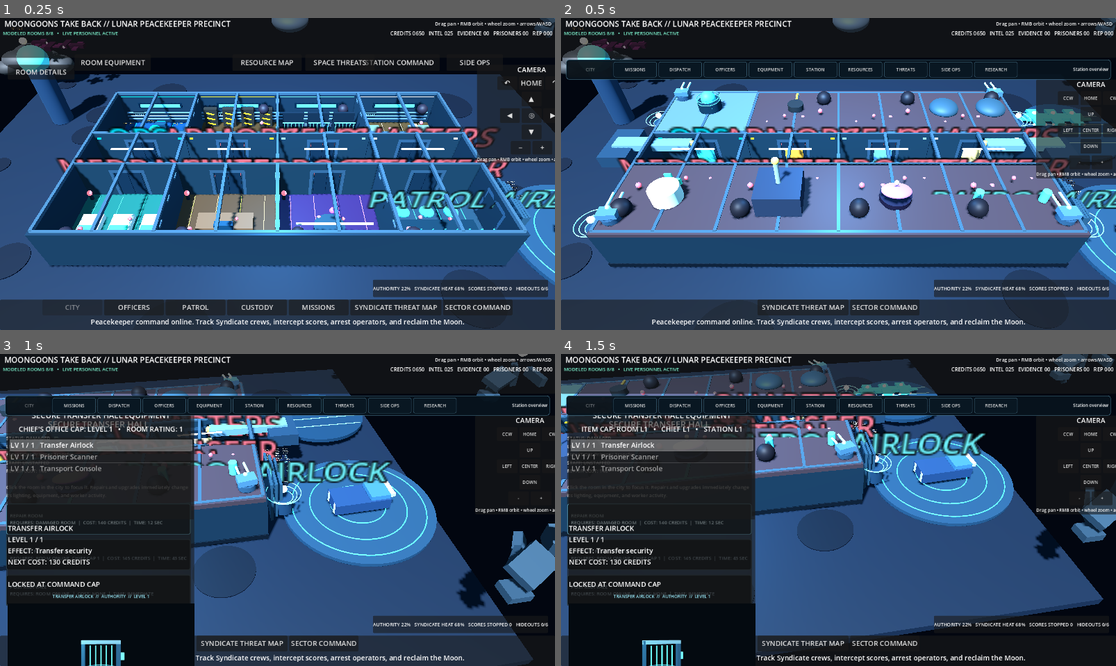
Above: before the commit, frames 1-4 (two rows, left to right).
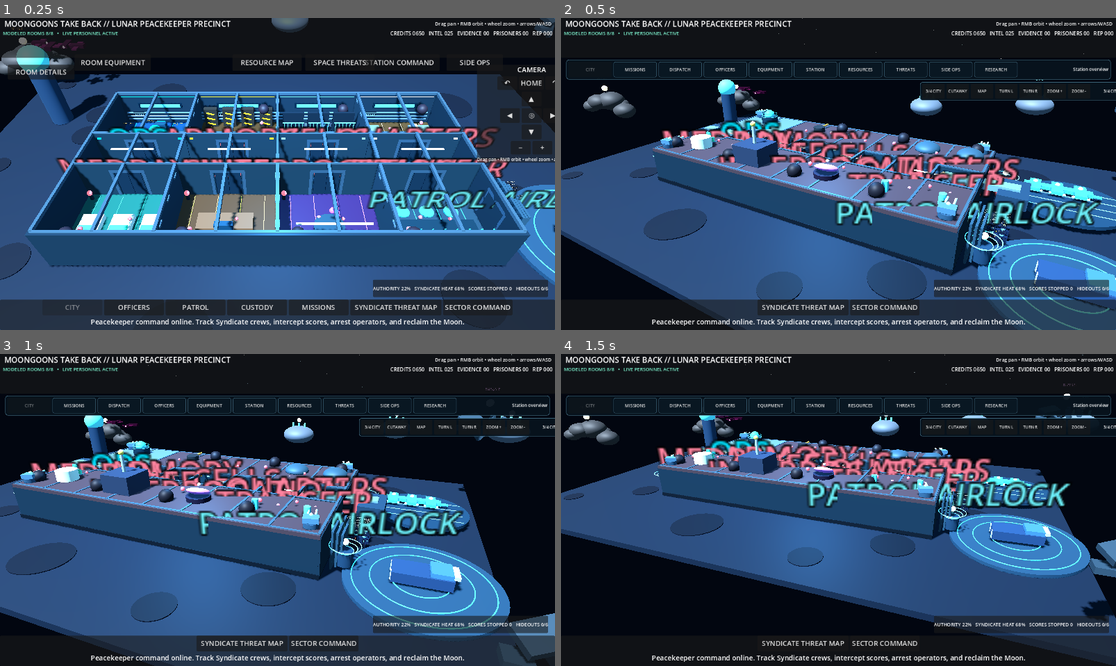
Above: after the commit, the same moments.

Repository: POTD725/MoonGoons-Take-Back
Game: Godot game, scene res://scenes/LivingPrecinct.tscn
Same seed, same stepped clock (60 frames per second), same inputs: the game is played once before the commit and once after it.
Inputs (mouse positions are in pixels of both pictures, inside the frame that each line leads up to):
- Up to frame 1 (0.25 s): no input
- Up to frame 2 (0.5 s): no input
- Up to frame 3 (1 s): tap Enter at 0.5 s; move the mouse to (399, 494) at 0.52 s; hold D from 0.53 s (still down); tap Q at 0.6 s; click (399, 494) at 0.67 s; tap Space at 0.77 s
- Up to frame 4 (1.5 s): release D at 1.25 s; drag from (727, 525) to (810, 572) at 1.27 s

Frame 1 is identical in both runs. In frame 2, 62% of the frame differs, in the area x 0-100%, y 0-100%; in frame 3, 57%; in frame 4, 51%.

Commit message:
Make three-quarter hybrid city the default view

Diff:
--- a/scenes/LivingPrecinct.tscn
+++ b/scenes/LivingPrecinct.tscn
@@ -13,7 +13,7 @@
 [ext_resource type="Script" path="res://scripts/progression_ui_bootstrap.gd" id="11_bootstrap"]
 [ext_resource type="Script" path="res://scripts/resource_harvesting_layer.gd" id="12_resources"]
 [ext_resource type="Script" path="res://scripts/space_syndicate_threats_ui.gd" id="13_threats"]
-[ext_resource type="Script" path="res://scripts/living_precinct_web_backdrop.gd" id="14_web_backdrop"]
+[ext_resource type="Script" path="res://scripts/living_precinct_web_hybrid_view.gd" id="14_web_backdrop"]
 [ext_resource type="Script" path="res://scripts/living_precinct_web_layout_fix.gd" id="15_web_layout"]
 [ext_resource type="Script" path="res://scripts/precinct_compact_action_cards.gd" id="16_action_cards"]
 [ext_resource type="Script" path="res://scripts/precinct_compact_command_ribbon.gd" id="17_command_ribbon"]
@@ -21,6 +21,7 @@
 [ext_resource type="Script" path="res://scripts/precinct_equipment_visual_controller.gd" id="19_visual_controller"]
 [ext_resource type="Script" path="res://scripts/precinct_exterior_city_visuals.gd" id="20_exterior_city"]
 [ext_resource type="Script" path="res://scripts/precinct_equipment_preview.gd" id="21_equipment_preview"]
+[ext_resource type="Script" path="res://scripts/precinct_hybrid_camera_controller.gd" id="22_hybrid_camera"]
 
 [node name="LivingMoonGoonsPrecinct" type="Node3D"]
 script = ExtResource("1_living")
@@ -95,3 +96,6 @@
 
 [node name="EquipmentPreview" type="Node" parent="."]
 script = ExtResource("21_equipment_preview")
+
+[node name="HybridCameraController" type="Node" parent="."]
+script = ExtResource("22_hybrid_camera")
Not shown: 1 places in scenes/LivingPrecinct.tscn that only renumber resources
